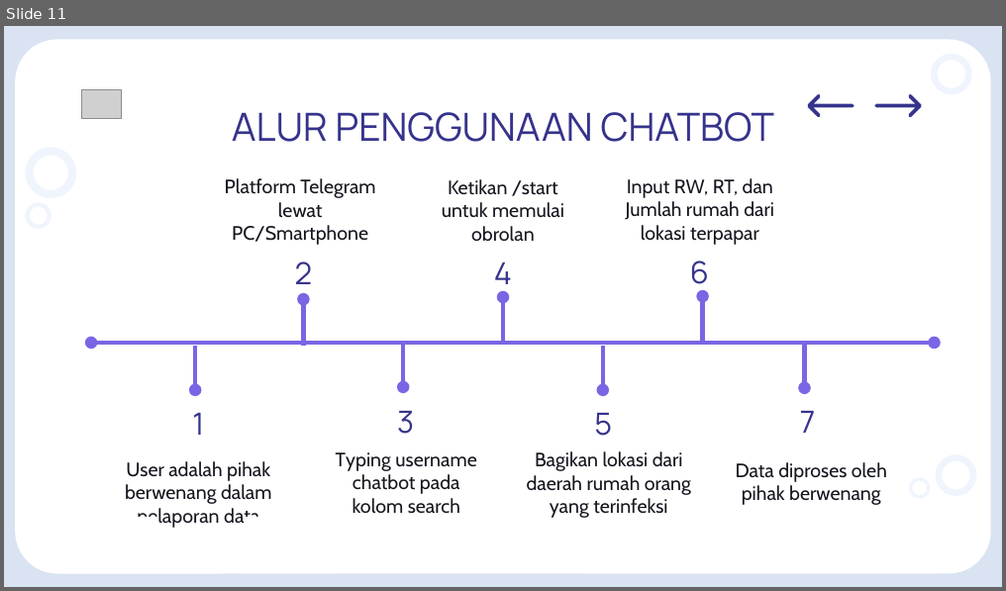
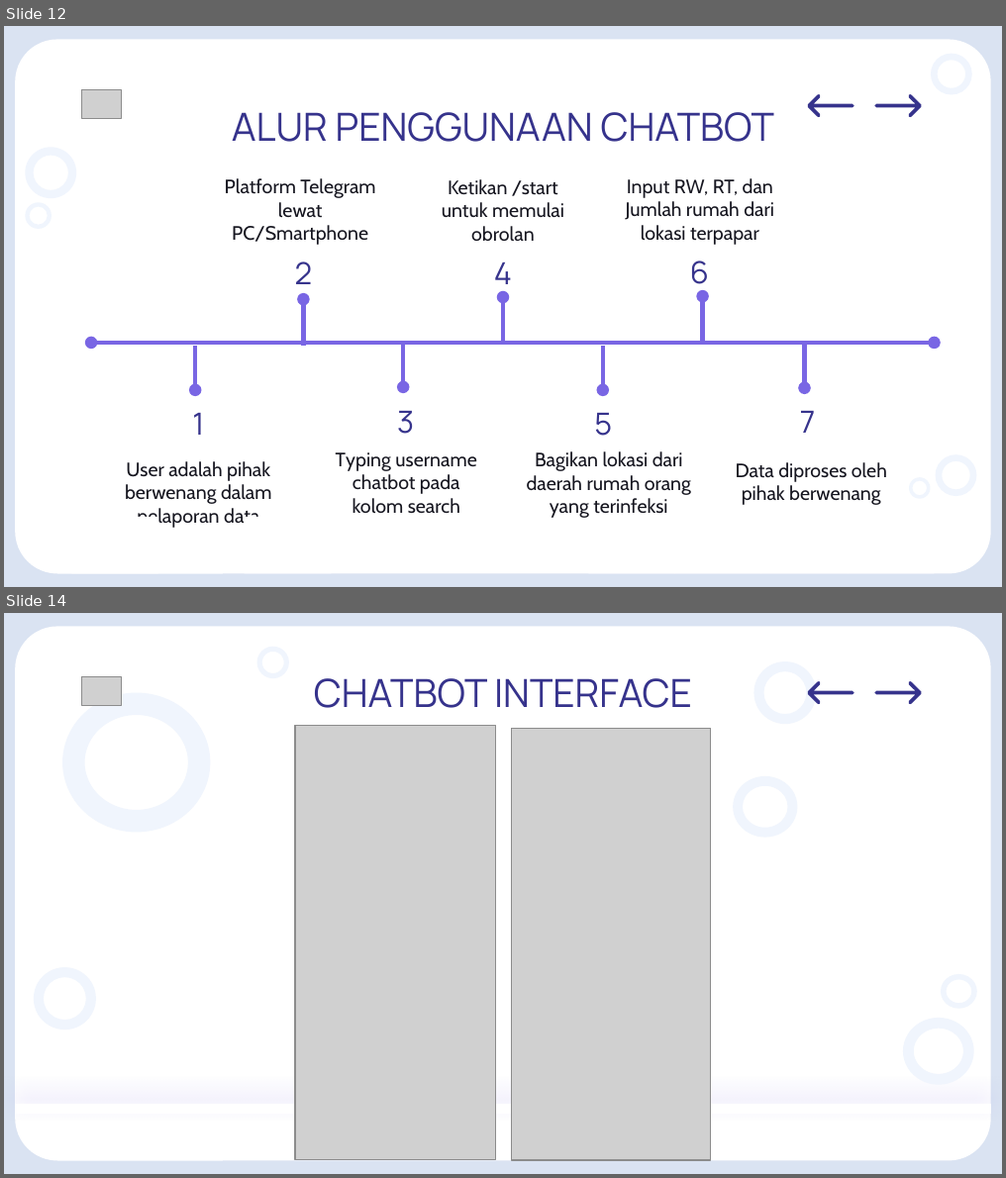
Before and after one commit to syaifurplus/lomba-hitech, a slide deck: PPT/Chatbot Planner Hi-Tech.pptx. Shown one above the other, each under a label of ours: slide 11 before the commit, slides 12 and 14 after it; the slides between them are not shown. The pictures are 1006x591 and 1006x1178 pixels, drawn with LibreOffice and Linux fonts; fonts in the diff are those of the drawing; grey boxes stand for pictures. Boxes give left, top, right and bottom in pixels: in the first picture for what was removed or moved away, otherwise in the second. Text is boxed around its words. In the diff, an @@ line names an element or a change of style, - is before the commit and + after.

```diff
--- a/PPT/Chatbot Planner Hi-Tech.pptx
+++ b/PPT/Chatbot Planner Hi-Tech.pptx
@@ slide 14 added at bbox=[4, 613, 1002, 1174], background #DAE3F2; not listed: 1 template element that a slide beside it also shows @@
@@ donut added at bbox=[257, 646, 289, 678], fill #F0F5FD @@
@@ donut added at bbox=[753, 662, 817, 725], fill #F0F5FD @@
@@ picture added at bbox=[82, 677, 121, 705] @@
@@ title added at bbox=[314, 678, 692, 708], 28 pt, text #36338C @@
+CHATBOT INTERFACE
@@ freeform shape added at bbox=[807, 682, 854, 705], fill #36338C @@
@@ freeform shape added at bbox=[874, 682, 921, 705], fill #36338C @@
@@ picture added at bbox=[295, 726, 496, 1159] @@
@@ picture added at bbox=[511, 728, 711, 1159] @@
@@ group added at bbox=[62, 693, 977, 1085]: 4 donuts @@
@@ donut added at bbox=[34, 967, 97, 1030], fill #F0F5FD @@
@@ line added from (991, 1105) to (15, 1105), #FFFFFF 0.75 pt @@
@@ rectangle added at bbox=[15, 1105, 991, 1114], fill #FFFFFF @@
@@ what was slide 11 is now slide 12 @@
```
Also in this commit, not shown: 8 slides changed, 1 other slide added, 2 other files.
